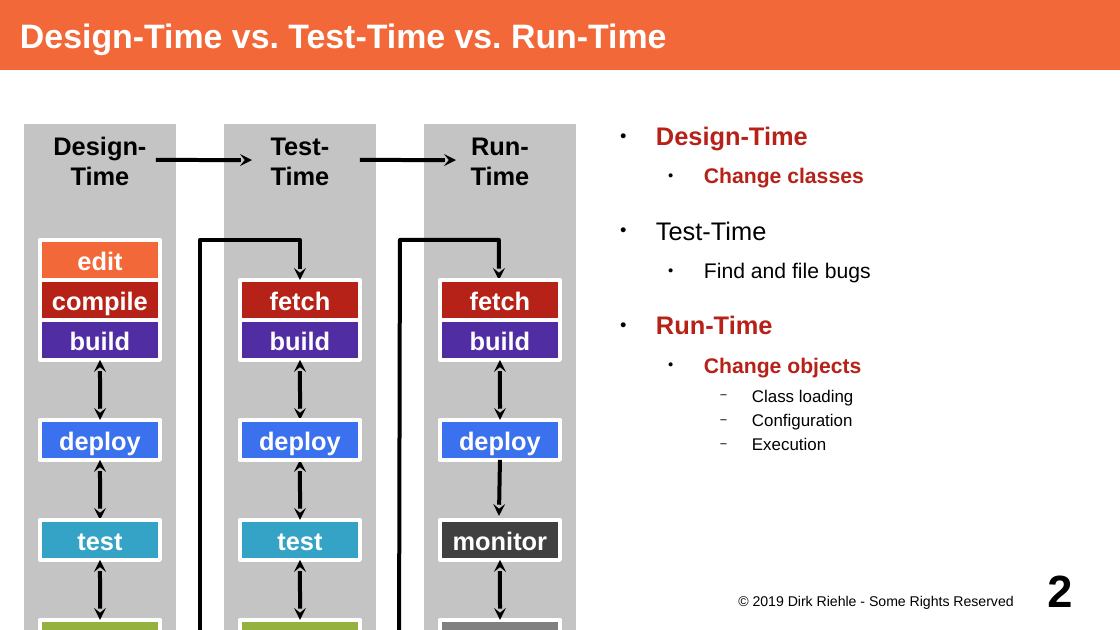
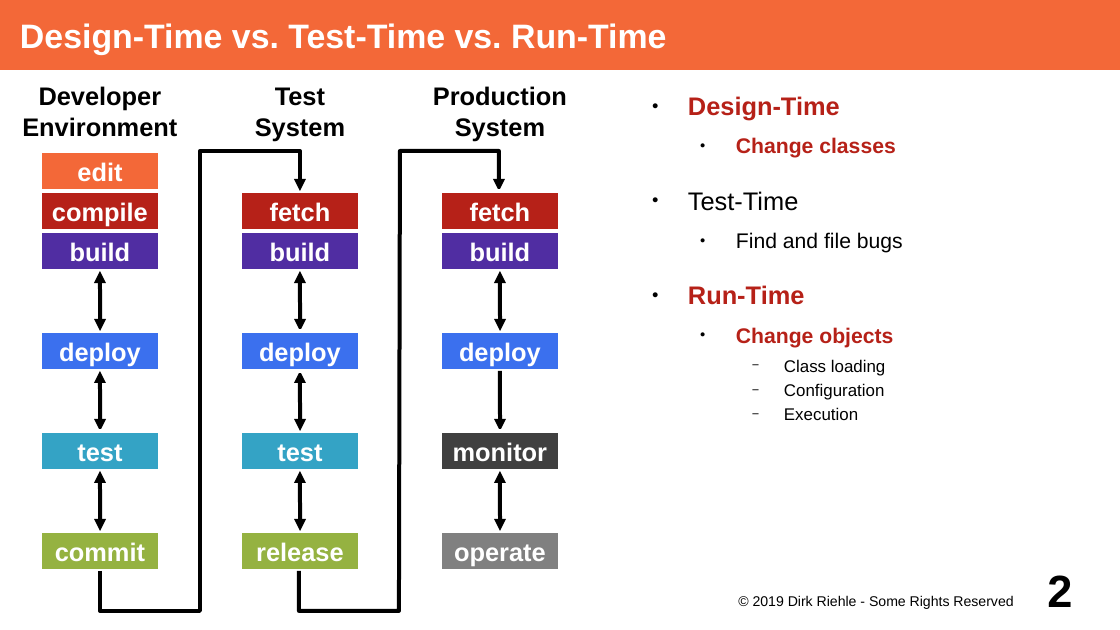
Before and after one commit to dirkriehle/adap-course, a slide deck: slide 2 of Lecture Slides/ADAP C09 - Type Objects.odp. Drawn at 1120x630 pixels with LibreOffice and Linux fonts; fonts in the diff are those of the drawing. Boxes give left, top, right and bottom in pixels: in the first picture for what was removed or moved away, otherwise in the second. Text is boxed around its words. In the diff, an @@ line names an element or a change of style, - is before the commit and + after.

Commit message:
Finished first round of adjusting slides to new 16x9 format

```diff
--- a/Lecture Slides/ADAP C09 - Type Objects.odp
+++ b/Lecture Slides/ADAP C09 - Type Objects.odp
@@ text added at (22, 86, 177, 137), 18 pt, text #000000, bold @@
+Developer
+Environment
@@ text added at (255, 87, 345, 141), 18 pt, text #000000, bold @@
+Test
+System
@@ text added at (433, 86, 567, 141), 18 pt, text #000000, bold @@
+Production
+System
@@ text "Design-Time": place and size @@
-text "Design-Time" at (656, 126, 871, 450)
+text "Design-Time" at (688, 96, 903, 420)
@@ 16 rectangles, 2 freeform shapes: place and size @@
-16 rectangles, 2 freeform shapes at (40, 240, 560, 630)
+16 rectangles, 2 freeform shapes at (40, 151, 560, 612)
@@ group removed at (20, 120, 579, 630): 3 rectangles, 2 arrows @@
-Run-
-Time
-Test-
-Time
-Design-
-Time
@@ double arrow moved from (300, 560) - (300, 620) to (100, 271) - (100, 331) @@
@@ double arrow (100, 271) - (100, 331): arrowheads changed @@
@@ double arrow moved from (100, 560) - (100, 620) to (300, 271) - (300, 331) @@
@@ double arrow (300, 271) - (300, 331): arrowheads changed @@
@@ double arrow moved from (500, 560) - (500, 620) to (500, 271) - (500, 331) @@
@@ double arrow (500, 271) - (500, 331): arrowheads changed @@
@@ double arrow (100, 371) - (100, 431): arrowheads changed @@
@@ double arrow (300, 371) - (300, 431): arrowheads changed @@
@@ double arrow (500, 371) - (500, 431): double arrow to arrow @@
@@ 4 double arrows, 1 arrow: place and size @@
-4 double arrows, 1 arrow at (100, 360, 500, 520)
+4 double arrows, 1 arrow at (100, 371, 500, 532)
@@ double arrow (100, 472) - (100, 532): arrowheads changed @@
@@ double arrow (300, 472) - (300, 532): arrowheads changed @@
@@ arrow moved from (500, 460) - (499, 516) to (500, 472) - (500, 532) @@
@@ arrow (500, 472) - (500, 532): arrow to double arrow @@
```
Also in this commit, not shown: 22 other slides changed, 38 other files.
